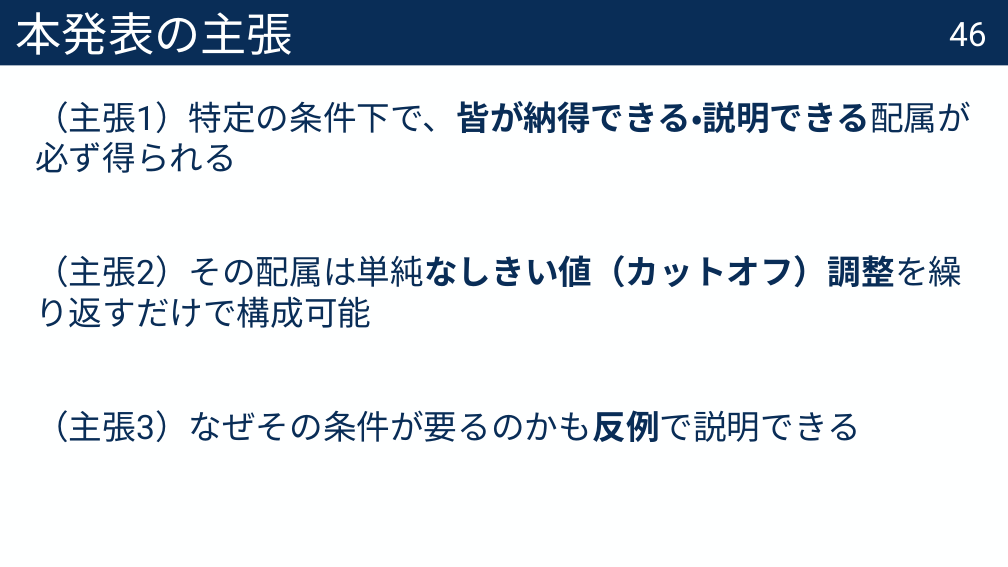
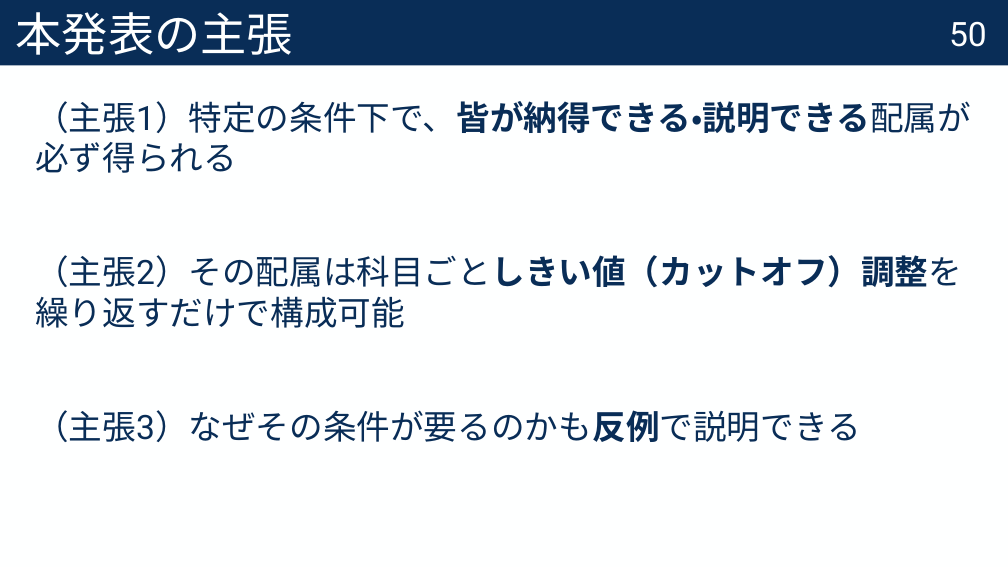
Before and after one commit to Krminfinity/master-thesis-2025, a slide deck: slide 51 of 修正コメント付き_修士論文中間報告.pptx (slide 47 before the commit). Drawn at 1008x567 pixels with LibreOffice and Linux fonts; fonts in the diff are those of the drawing. Boxes give left, top, right and bottom in pixels: in the first picture for what was removed or moved away, otherwise in the second. Text is boxed around its words. In the diff, an @@ line names an element or a change of style, - is before the commit and + after.

```diff
--- a/修正コメント付き_修士論文中間報告.pptx
+++ b/修正コメント付き_修士論文中間報告.pptx
@@ page number at bbox=[949, 21, 987, 47]: text changed @@
-46
+50
@@ text at bbox=[35, 255, 962, 328]: text changed @@
-（主張2）その配属は単純なしきい値（カットオフ）調整を繰り返すだけで構成可能
+（主張2）その配属は科目ごとしきい値（カットオフ）調整を繰り返すだけで構成可能
```
Also in this commit, not shown: 71 other slides changed, 14 slides added, 1 slide removed.
